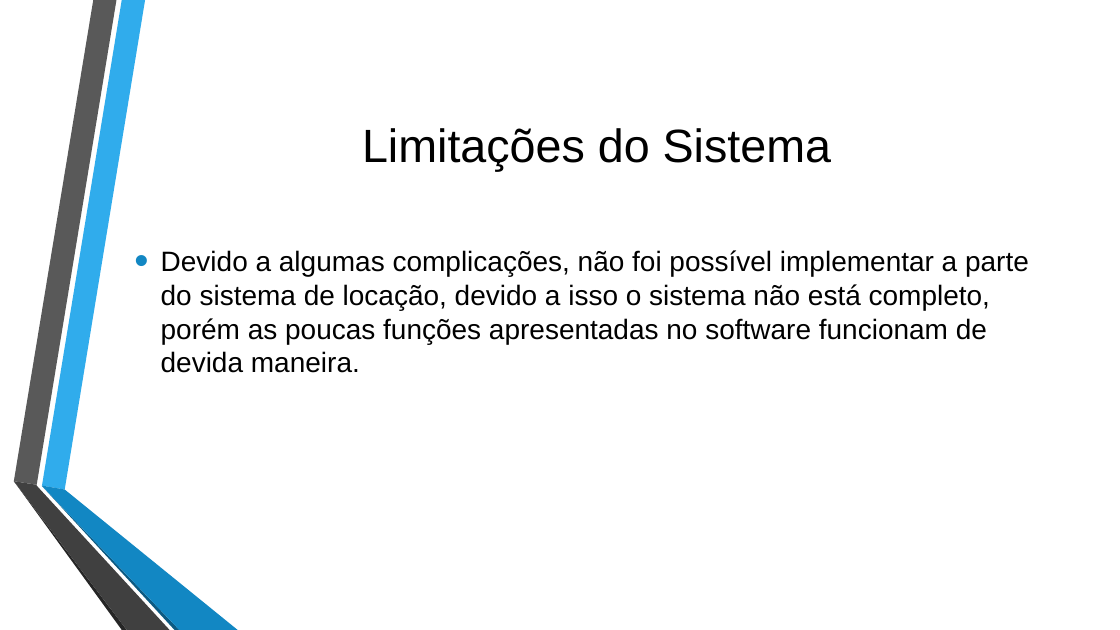
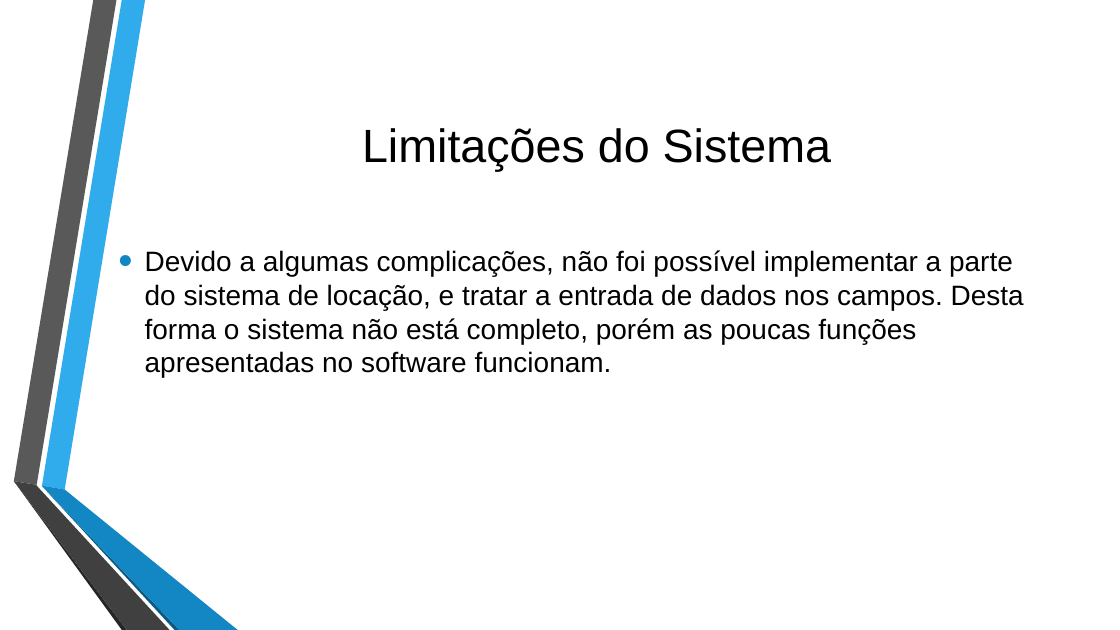
Before and after one commit to Rodrigojxj/ProjetoFinal_POO_2018.2_LocadoraDeVideo, a slide deck: slide 8 of LoopInfinito - Apresentação final.pptx. Drawn at 1120x630 pixels with LibreOffice and Linux fonts; fonts in the diff are those of the drawing; background and template pictures are left out. Boxes give left, top, right and bottom in pixels: in the first picture for what was removed or moved away, otherwise in the second. Text is boxed around its words. In the diff, an @@ line names an element or a change of style, - is before the commit and + after.

```diff
--- a/LoopInfinito - Apresentação final.pptx
+++ b/LoopInfinito - Apresentação final.pptx
@@ text at (x1=145, y1=250, x2=1024, y2=377): text changed @@
-• Devido a algumas complicações, não foi possível implementar a parte do sistema de locação, devido a isso o sistema não está completo, porém as poucas funções apresentadas no software funcionam de devida maneira.
+• Devido a algumas complicações, não foi possível implementar a parte do sistema de locação, e tratar a entrada de dados nos campos. Desta forma o sistema não está completo, porém as poucas funções apresentadas no software funcionam.
```
Also in this commit, not shown: 7 other slides changed.
